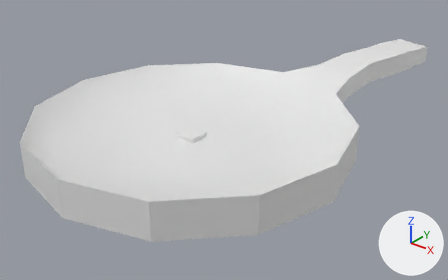
One commit to the FBX model Game/Assets/Models/Pan_Buttered.fbx: the scene before it, then after it.
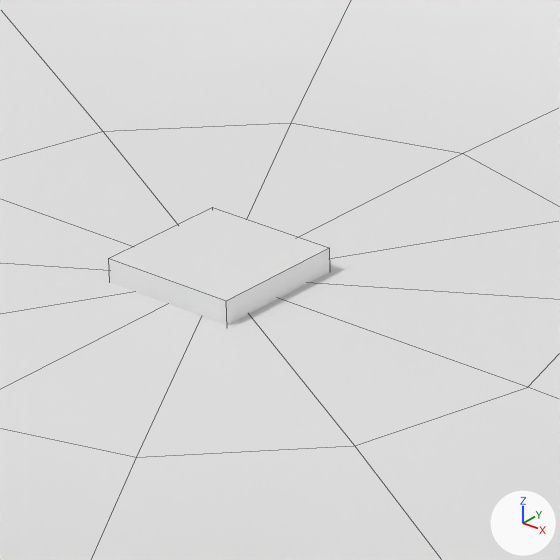
There are two pictures of each version: one whole from a 50 mm lens placed at (0.465, -0.518, 0.34), pointed at (-0.008, 0.073, -0.026), one close up on the part from 36% to 53% of the width and 35% to 63% of the height. The axes (+X, +Y, +Z) are drawn at lower right. The lights are the same throughout. The close-ups show mesh edges as thin lines. Materials are left out; every surface is plain grey. Where no turn or scale is listed for an object, it has been applied to the vertices.

The older version as bpy lines, for what is in view:
```python
me_mesh = bpy.data.meshes.new('Mesh')
me_mesh.from_pydata(...)  # a box spanning x -0.0134..0.0134, y -0.0134..0.0134, z -0.0134..0.0134
me_mesh.materials.append(mat_butter_white)
me_mesh_001 = bpy.data.meshes.new('Mesh.001')
me_mesh_001.from_pydata(...)  # 94 vertices, 104 faces; spans x -0.201..0.201, y -0.201..0.417, z -0.009..0.053
# faces by material slot: [80, 24]
me_mesh_001.materials.append(mat_mug_grey)
me_mesh_001.materials.append(mat_dark_grey)
ob_pcube29 = bpy.data.objects.new('pCube29', me_mesh)
ob_pcube29.location = (0.0, 0.0, 0.0)
ob_pcylinder35 = bpy.data.objects.new('pCylinder35', me_mesh_001)
ob_pcylinder35.location = (0.0, 0.0, 0.0)
```
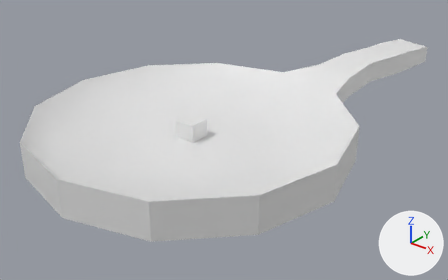
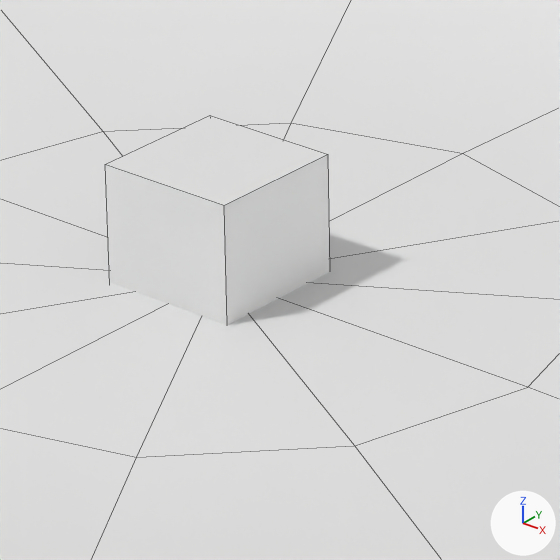
The newer file is also turned or shifted as a whole; pictures and numbers use the older file's frame.

Where the change shows, as pixel boxes (x1, y1, x2, y2) in the close-ups (560 x 560 px):
'pCube29', mesh moved: before (109, 207, 330, 325); after (105, 115, 330, 325)

What the commit changed:
me_mesh has 8 vertices, 6 faces and spans x -0.0134..0.0134, y -0.0134..0.0134, z -0.0134..0.0134.
me_mesh is used by ob_pcube29; location (0.0, 0.0, 0.0).
me_mesh part 1: the whole mesh is moved by (0.0, 0.0, 0.0176).
